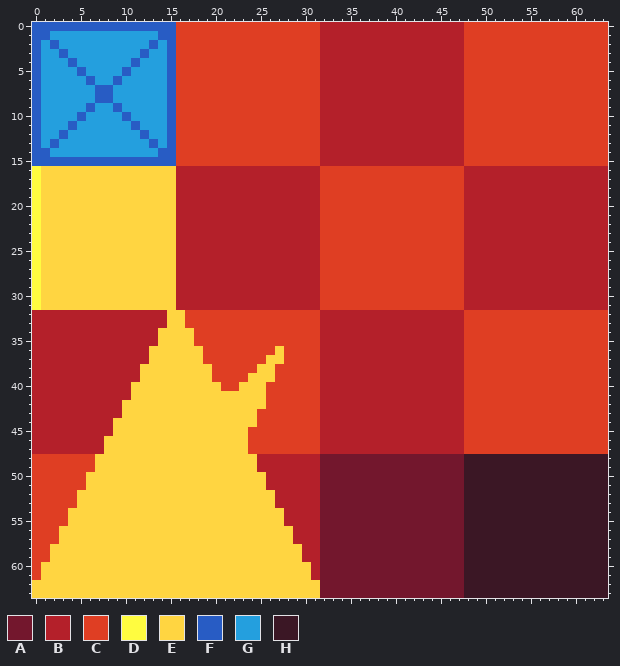
Two versions of one pixel-art file, assets/aseprite/test-tilemap.aseprite. That is the earlier state.
64x64 pixels, 1 frame.
Visible layers, top first: "Tiles", "BG".
Palette (. is transparent): A #73172d  B #b4202a  C #df3e23  D #fffc40  E #ffd541  F #285cc4  G #249fde  H #3b1725
Pixels before (only the part around the change), first column x 11:
 0 FFFFFCCCCCCCCCCCCCCCCBBBBBBBBBBBBBBBBCCCCCC
 1 GGGFFCCCCCCCCCCCCCCCCBBBBBBBBBBBBBBBBCCCCCC
 2 GGFGFCCCCCCCCCCCCCCCCBBBBBBBBBBBBBBBBCCCCCC
 3 GFGGFCCCCCCCCCCCCCCCCBBBBBBBBBBBBBBBBCCCCCC
 4 FGGGFCCCCCCCCCCCCCCCCBBBBBBBBBBBBBBBBCCCCCC
 5 GGGGFCCCCCCCCCCCCCCCCBBBBBBBBBBBBBBBBCCCCCC
 6 GGGGFCCCCCCCCCCCCCCCCBBBBBBBBBBBBBBBBCCCCCC
 7 GGGGFCCCCCCCCCCCCCCCCBBBBBBBBBBBBBBBBCCCCCC
 8 GGGGFCCCCCCCCCCCCCCCCBBBBBBBBBBBBBBBBCCCCCC
 9 GGGGFCCCCCCCCCCCCCCCCBBBBBBBBBBBBBBBBCCCCCC
10 GGGGFCCCCCCCCCCCCCCCCBBBBBBBBBBBBBBBBCCCCCC
11 FGGGFCCCCCCCCCCCCCCCCBBBBBBBBBBBBBBBBCCCCCC
12 GFGGFCCCCCCCCCCCCCCCCBBBBBBBBBBBBBBBBCCCCCC
13 GGFGFCCCCCCCCCCCCCCCCBBBBBBBBBBBBBBBBCCCCCC
14 GGGFFCCCCCCCCCCCCCCCCBBBBBBBBBBBBBBBBCCCCCC
15 FFFFFCCCCCCCCCCCCCCCCBBBBBBBBBBBBBBBBCCCCCC
16 EEEEEBBBBBBBBBBBBBBBBCCCCCCCCCCCCCCCCBBBBBB
17 EEEEEBBBBBBBBBBBBBBBBCCCCCCCCCCCCCCCCBBBBBB
18 EEEEEBBBBBBBBBBBBBBBBCCCCCCCCCCCCCCCCBBBBBB
New version:
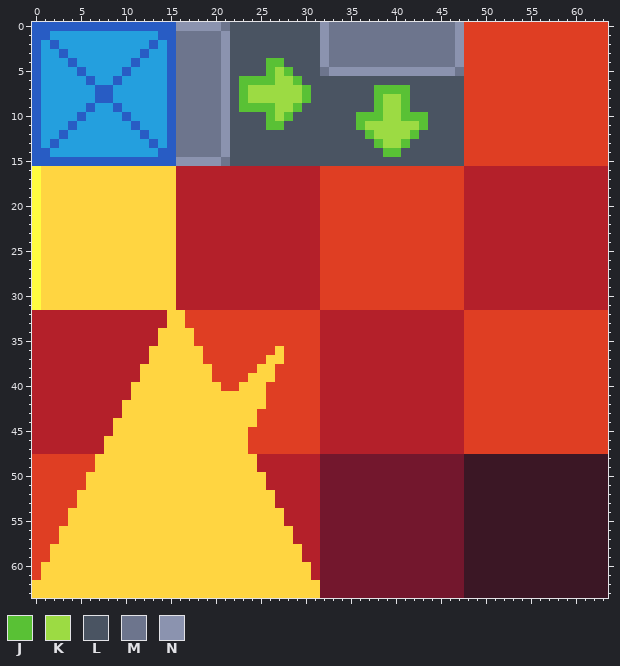
Colours new in this view: J #59c135  K #9cdb43  L #4a5462  M #6d758d  N #8b93af
From old to new:
Changed rows in their new state; - is an unchanged pixel.
Layer "Tiles":
first column x 16:
 0 NNNNNMLLLLLLLLLLNMMMMMMMMMMMMMMN
 1 MMMMMNLLLLLLLLLLNMMMMMMMMMMMMMMN
 2 MMMMMNLLLLLLLLLLNMMMMMMMMMMMMMMN
 3 MMMMMNLLLLLLLLLLNMMMMMMMMMMMMMMN
 4 MMMMMNLLLLJJLLLLNMMMMMMMMMMMMMMN
 5 MMMMMNLLLLJKJLLLMNNNNNNNNNNNNNNM
 6 MMMMMNLJJJJKKJLLLLLLLLLLLLLLLLLL
 7 MMMMMNLJKKKKKKJLLLLLLLJJJJLLLLLL
 8 MMMMMNLJKKKKKKJLLLLLLLJKKJLLLLLL
 9 MMMMMNLJJJJKKJLLLLLLLLJKKJLLLLLL
10 MMMMMNLLLLJKJLLLLLLLJJJKKJJJLLLL
11 MMMMMNLLLLJJLLLLLLLLJKKKKKKJLLLL
12 MMMMMNLLLLLLLLLLLLLLLJKKKKJLLLLL
13 MMMMMNLLLLLLLLLLLLLLLLJKKJLLLLLL
14 MMMMMNLLLLLLLLLLLLLLLLLJJLLLLLLL
15 NNNNNMLLLLLLLLLLLLLLLLLLLLLLLLLL
Pixel boxes of the changes (left, top, right, bottom) in both pictures:
changed: (176, 22, 464, 166)
